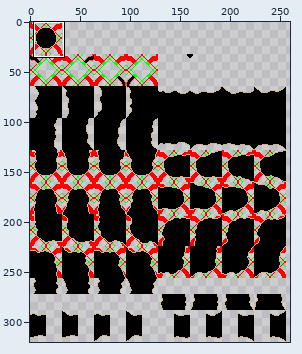
File history of a pixel-art file, tiles/coast.ase. The picture above shows the old version from afar; the outline marks the close-up.
Close-up. As it was:
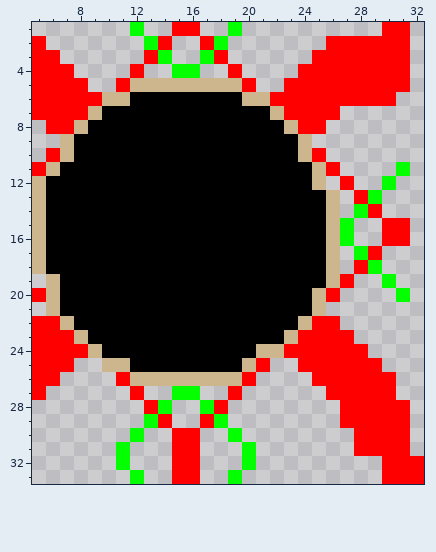
320x320 pixels, 1 frame. Shown: x 5..32, y 1..33. The wide view leaves out empty margins.
After the commit:
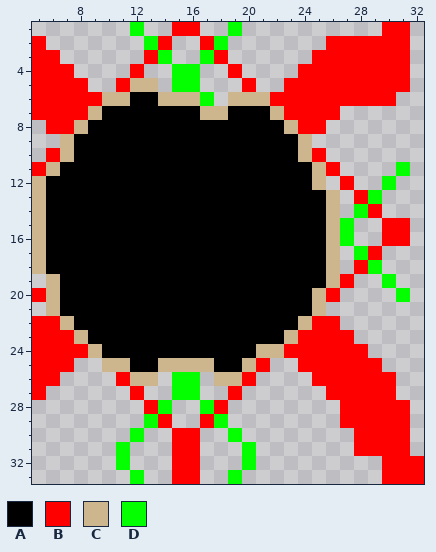
Palette (. is transparent): A #000000  B #ff0000  C #cdb58e  D #04ff00
Commit message: Improve ocean island tile.
Changes in this commit:
Layer "Layer":
y 5: x 14..19 CCCCCC -> .DD...
y 6: x 14..19 AAAAAA -> CCCD.C
y 7: x 17..18 AA -> CC
y 25: x 14..17 AAAA -> CCCC
y 26: x 14..17 CCCC -> .DD.
Where, in picture pixels (left, top, right, bottom), the same in both close-ups:
changed: (158, 78, 242, 120)
changed: (158, 358, 214, 386)
